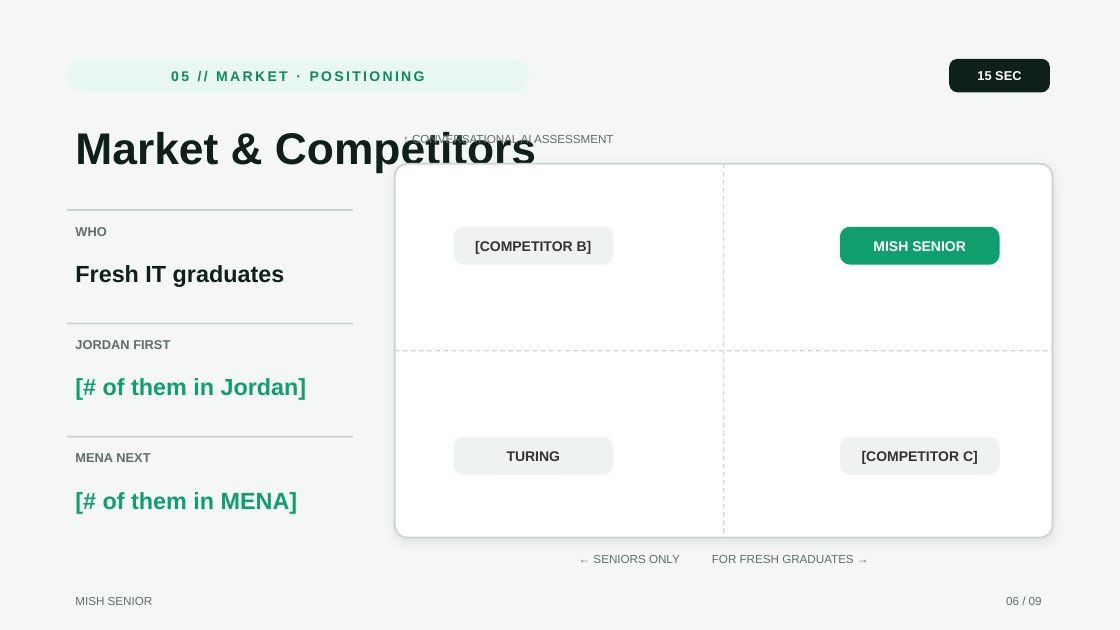
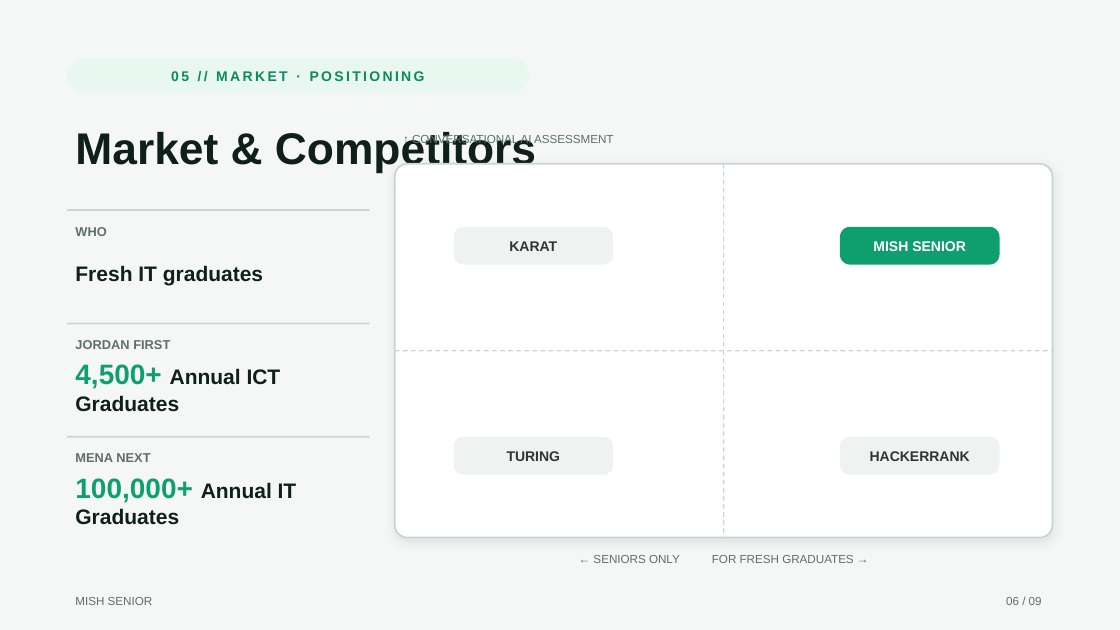
Before and after one commit to dana-alamm/MobilePhonyModes, a slide deck: slide 6 of presentation/Mish-Senior-Pitch.pptx. Drawn at 1120x630 pixels with LibreOffice and Linux fonts; fonts in the diff are those of the drawing. Boxes give left, top, right and bottom in pixels: in the first picture for what was removed or moved away, otherwise in the second. Text is boxed around its words. In the diff, an @@ line names an element or a change of style, - is before the commit and + after.

```diff
--- a/presentation/Mish-Senior-Pitch.pptx
+++ b/presentation/Mish-Senior-Pitch.pptx
@@ rounded rectangle removed at box(949, 59, 1050, 92) @@
-15 SEC
@@ line moved from (67, 210) - (353, 210) to (67, 210) - (370, 210) @@
@@ text "Fresh IT graduates" at box(75, 265, 263, 285): size 20 to 18 pt @@
@@ text in rounded rectangle at box(509, 241, 557, 251): text changed @@
-[COMPETITOR B]
+KARAT
@@ line moved from (67, 323) - (353, 323) to (67, 323) - (370, 323) @@
@@ text at box(75, 364, 281, 412): text changed; size 20 to 18 pt; text colour #0F9F6E to #0F1F1A @@
-[# of them in Jordan]
+4,500+ Annual ICT Graduates
@@ line moved from (67, 437) - (353, 437) to (67, 437) - (370, 437) @@
@@ text at box(75, 478, 297, 525): text changed; size 20 to 18 pt; text colour #0F9F6E to #0F1F1A @@
-[# of them in MENA]
+100,000+ Annual IT Graduates
@@ text in rounded rectangle at box(870, 451, 970, 461): text changed @@
-[COMPETITOR C]
+HACKERRANK
```
Also in this commit, not shown: 3 other files.
